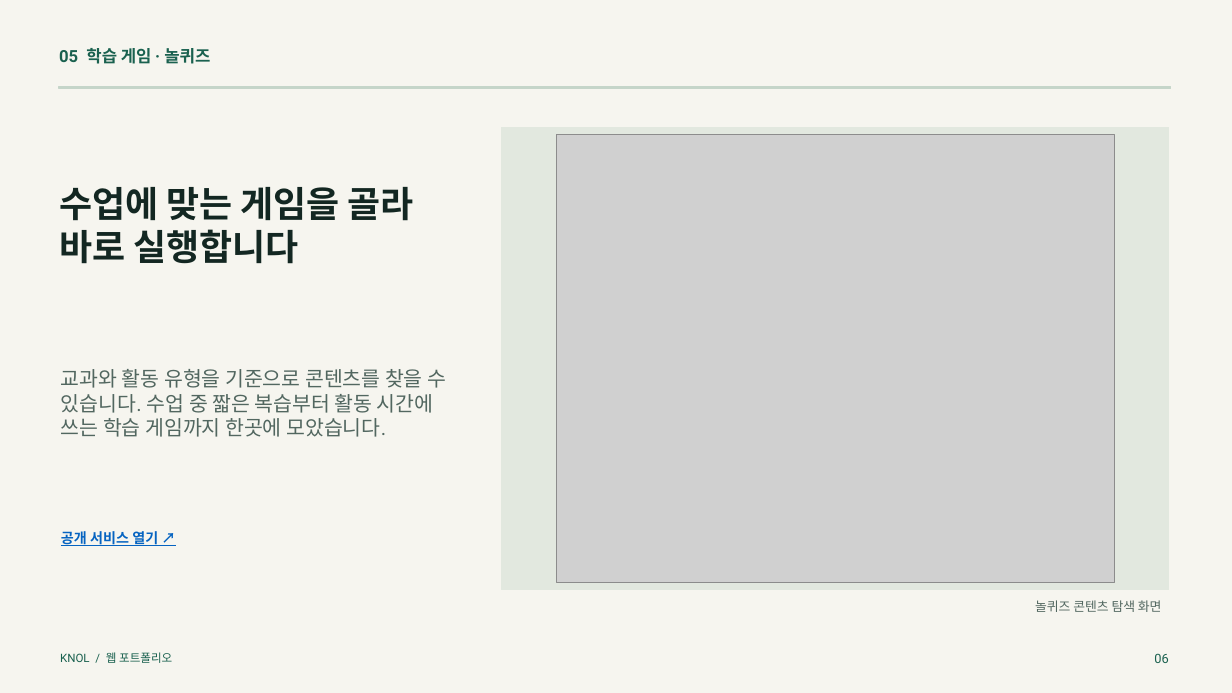
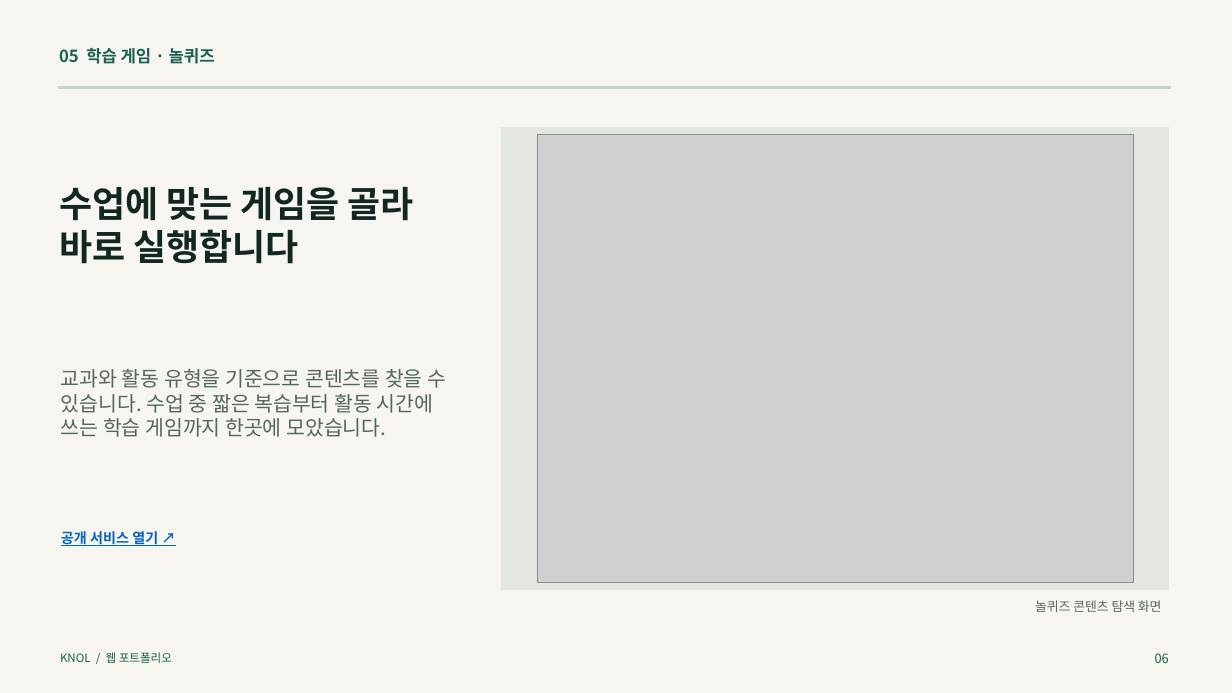
Before and after one commit to LUCKYBRIDGE/i-scream, a slide deck: slide 6 of deliverables/knol-portfolio.pptx. Drawn at 1232x693 pixels with LibreOffice and Linux fonts; fonts in the diff are those of the drawing; grey boxes stand for pictures. Boxes give left, top, right and bottom in pixels: in the first picture for what was removed or moved away, otherwise in the second. Text is boxed around its words. In the diff, an @@ line names an element or a change of style, - is before the commit and + after.

```diff
--- a/deliverables/knol-portfolio.pptx
+++ b/deliverables/knol-portfolio.pptx
@@ picture: place and size @@
-picture at (556,135,1115,582)
+picture at (537,135,1133,582)
@@ font Roboto to Noto Sans CJK KR in 3 elements at (59,48,215,64), (60,652,172,663), (1155,653,1169,663) @@
```
Also in this commit, not shown: 8 other slides changed, 8 other files.
